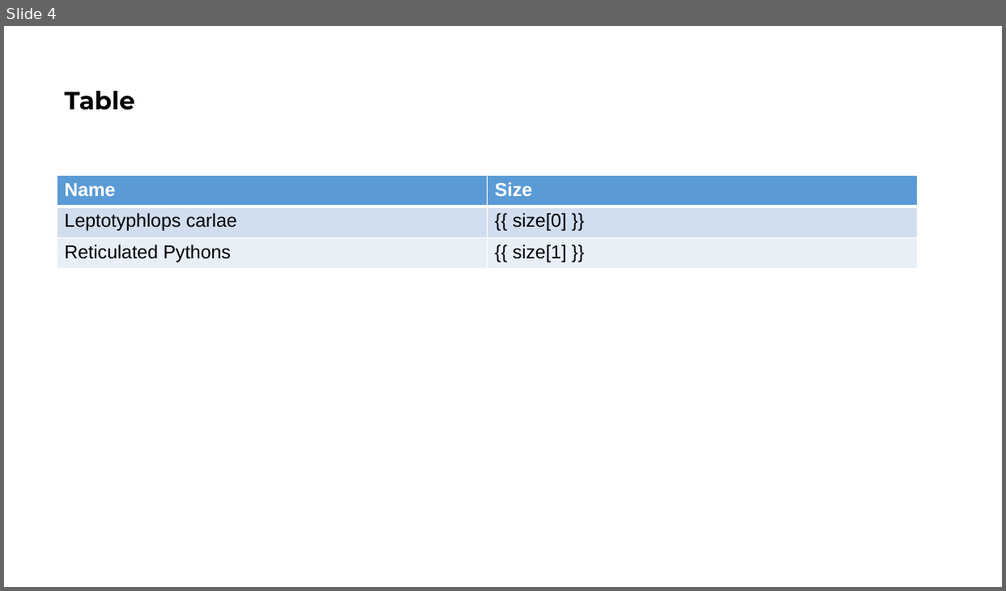
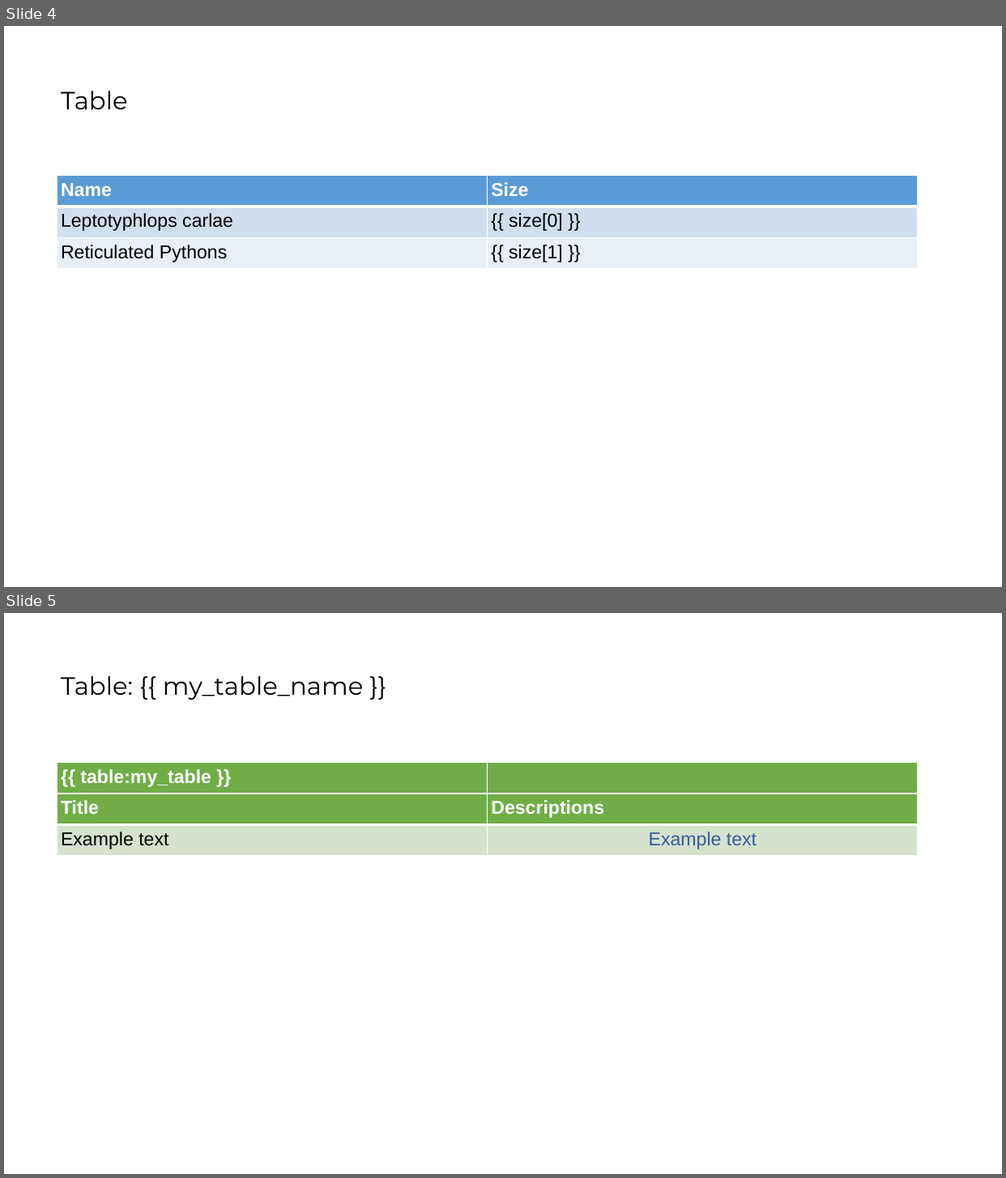
Before and after one commit to Thykof/template-pptx-jinja, a slide deck: example/template.pptx. Shown one above the other, each under a label of ours: slide 4 before the commit, slides 4 and 5 after it. The pictures are 1006x591 and 1006x1178 pixels, drawn with LibreOffice and Linux fonts; fonts in the diff are those of the drawing. Boxes give left, top, right and bottom in pixels: in the first picture for what was removed or moved away, otherwise in the second. Text is boxed around its words. In the diff, an @@ line names an element or a change of style, - is before the commit and + after.

Commit message:
My filling table

```diff
--- a/example/template.pptx
+++ b/example/template.pptx
@@ slide 5 added at box(4, 613, 1002, 1174), background #FFFFFF @@
@@ title added at box(61, 676, 364, 700), 24 pt, text #000000 @@
+Table: {{ my_table_name }}
@@ table added at box(57, 763, 918, 856), 3 rows, 2 columns @@
+{{ table:my_table }} | 
+Title | Descriptions
+Example text | Example text
@@ slide 4 changed as well @@
@@ title "Table" at box(61, 91, 128, 109): bold off @@
@@ table at box(57, 176, 918, 269) @@
@@ fill #D2DEEF to #D0DEEF in row 2 @@
@@ fill #EAEFF7 to #E9EFF7 in row 3 @@
```
Also in this commit, not shown: 2 other slides changed, 2 other files.
